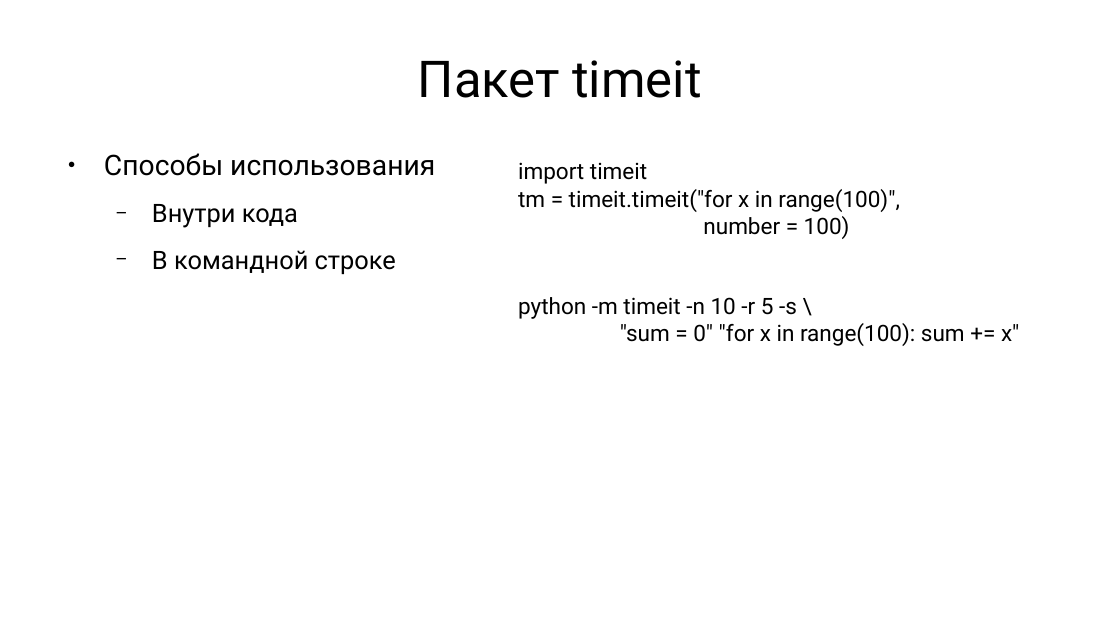
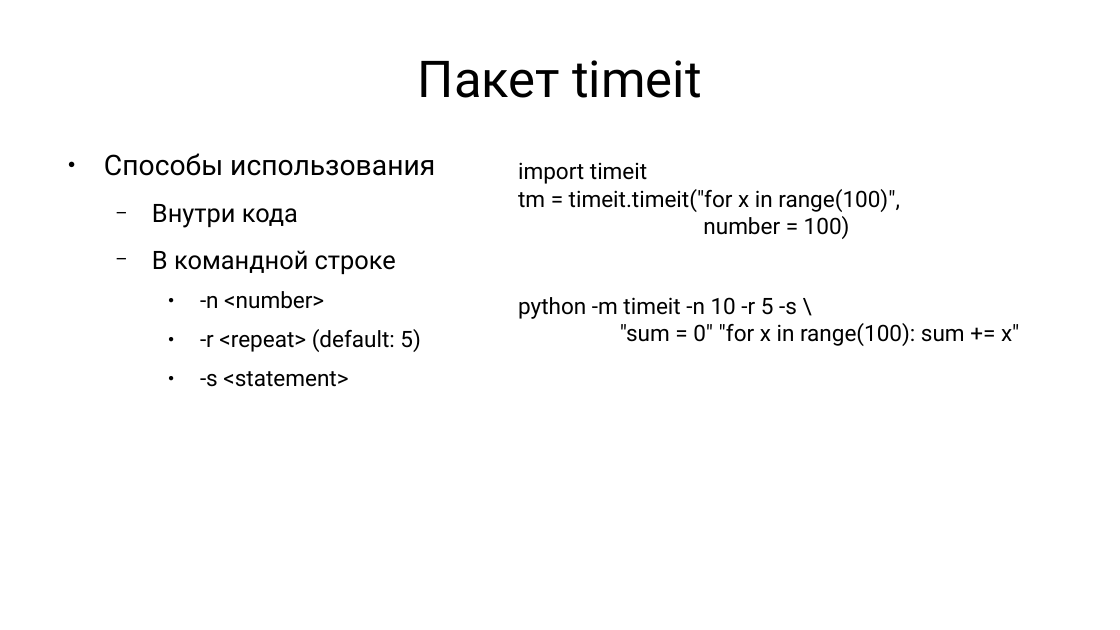
Before and after one commit to vitcpp/scientific_python, a slide deck: slide 21 of 11/misc.odp. Drawn at 1120x630 pixels with LibreOffice and Linux fonts; fonts in the diff are those of the drawing. Boxes give left, top, right and bottom in pixels: in the first picture for what was removed or moved away, otherwise in the second. Text is boxed around its words. In the diff, an @@ line names an element or a change of style, - is before the commit and + after.

```diff
--- a/11/misc.odp
+++ b/11/misc.odp
@@ text at [200, 291, 421, 387]: paragraphs added @@
+    ● -n <number>
+    ● -r <repeat> (default: 5)
+    ● -s <statement>
```
Also in this commit, not shown: 2 other slides changed, 58 other files.
